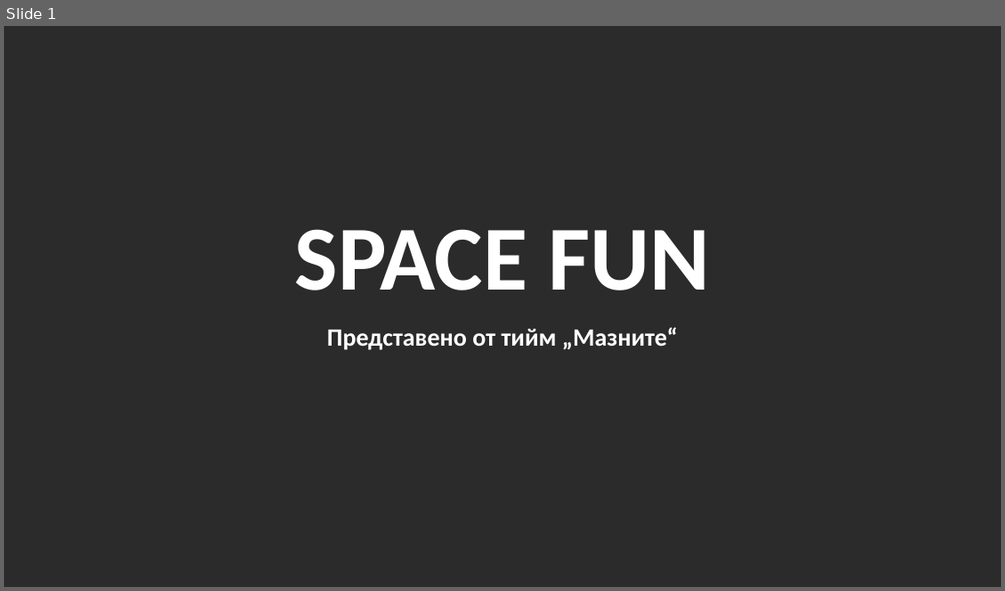
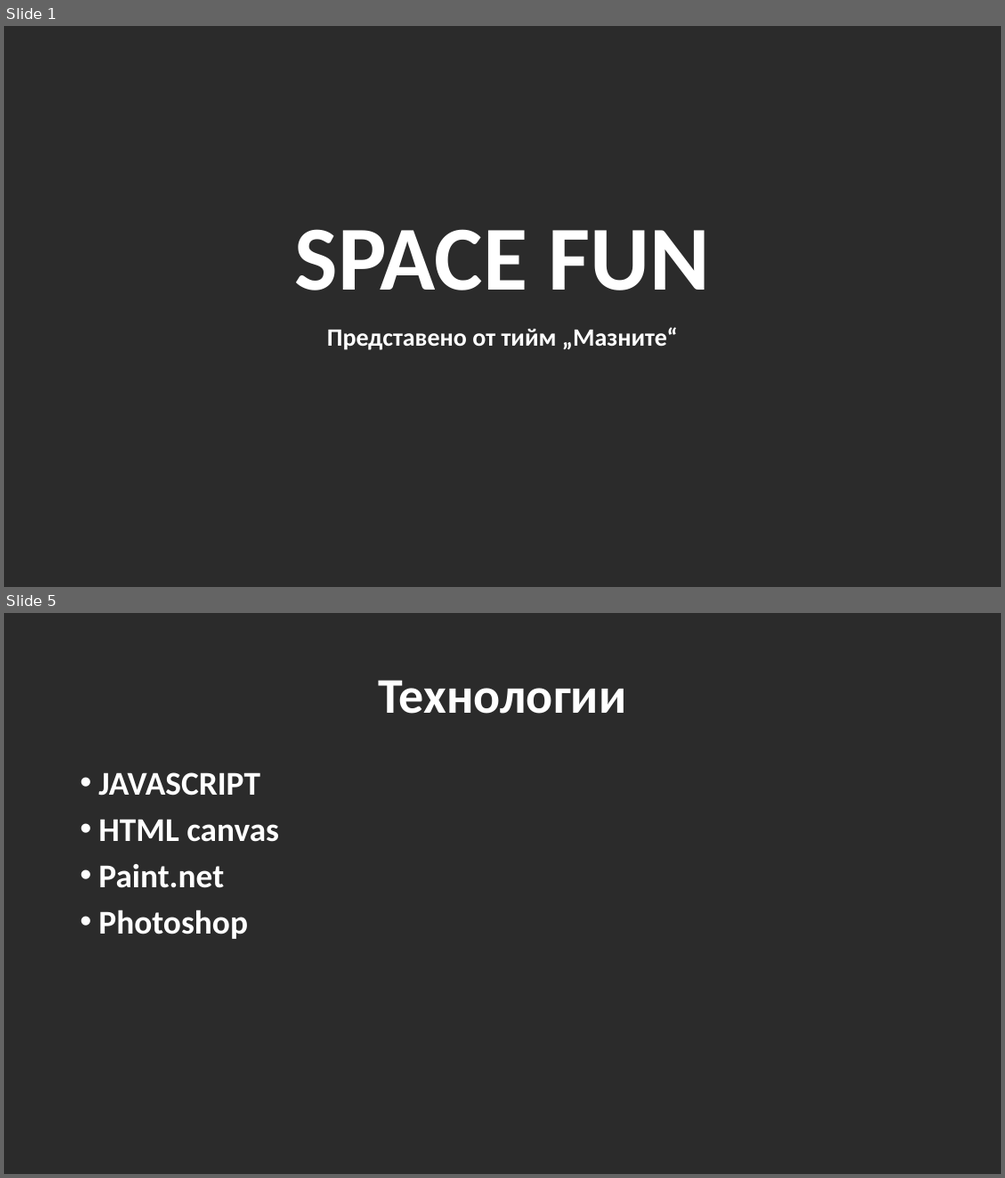
Before and after one commit to Amalino7/Space_recycler, a slide deck: SPACE FUN.pptx. Shown one above the other, each under a label of ours: slide 1 before the commit, slides 1 and 5 after it; the slides between them are not shown. The pictures are 1005x591 and 1005x1178 pixels, drawn with LibreOffice and Linux fonts; fonts in the diff are those of the drawing; background and template pictures are left out; a plain dark background stands for a picture behind light text. Boxes give left, top, right and bottom in pixels: in the first picture for what was removed or moved away, otherwise in the second. Text is boxed around its words. In the diff, an @@ line names an element or a change of style, - is before the commit and + after.

```diff
--- a/SPACE FUN.pptx
+++ b/SPACE FUN.pptx
@@ slide 5 added at [4,613,1001,1174], background picture (left out) @@
@@ title added at [378,680,626,714], 48 pt, text #FFFFFF, bold @@
+Технологии
@@ text added at [98,772,279,939], 32 pt, text #FFFFFF, bold @@
+• JAVASCRIPT
+• HTML canvas
+• Paint.net
+• Photoshop
```
Also in this commit, not shown: 1 slide changed, 6 other slides added.
